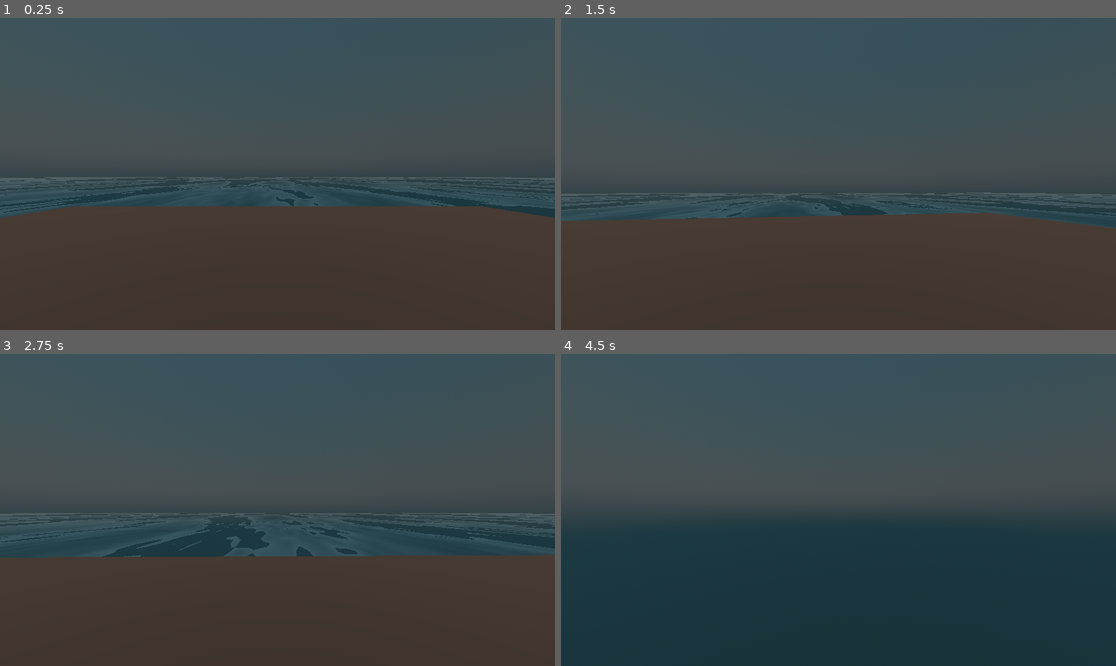
Above: before the commit, frames 1-4 (two rows, left to right).
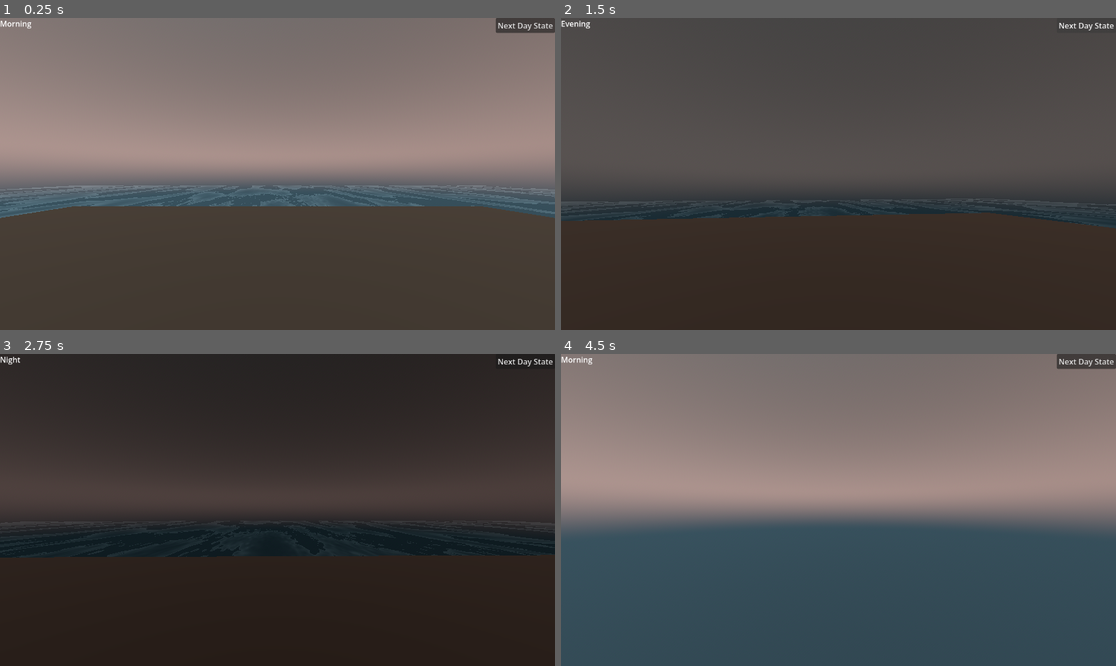
Above: after the commit, the same moments.

Repository: Jerrylikesgreen/MysteryGameJam
Game: Godot game, scene res://scenes/test_world.tscn
Two runs of this game, one before a commit and one after it. Both use one fixed random seed, a clock stepped at 60 frames per second and the inputs below. Before the commit the project has no main scene; this scene is started directly in both runs.
Inputs (mouse positions are in pixels of both pictures, inside the frame that each line leads up to):
- Up to frame 1 (0.25 s): no input
- Up to frame 2 (1.5 s): click (1088, 24) at 0.5 s, where only the run after the commit has a clickable "Next Day State"; click (1088, 24) at 1.25 s, where only the run after the commit has a clickable "Next Day State"
- Up to frame 3 (2.75 s): move the mouse to (305, 510) at 2.02 s; hold W (forward) from 2.03 s (still down); tap E (interact) at 2.1 s; click (305, 510) at 2.17 s; tap Space (jump) at 2.27 s
- Up to frame 4 (4.5 s): keep holding W (forward); move the mouse to (810, 510) at 2.77 s; tap E (interact) at 2.85, 3.6, 4.35 s; click (810, 510) at 2.92 s; tap Space (jump) at 3.02 s; move the mouse to (849, 503) at 3.52 s; click (849, 503) at 3.67 s; move the mouse to (832, 516) at 4.27 s; click (832, 516) at 4.42 s

The runs differ from the first frame. In frame 1, 58% of the frame differs, in the area x 0-100%, y 0-65%; in frame 2, 4.9%; in frame 3, 88%; in frame 4, 100%, in the area x 0-100%, y 0-100%.

Commit message:
Add DayNightCycle autoload and sky states
Introduce a DayNightCycle autoload to track and broadcast time-of-day (Morning/Noon/Evening/Night). Add PhysicalSkyMaterial resources for each state and a WorldEnvironment script that listens to the autoload and swaps the sky material accordingly. Update test_world.tscn to use the new sky resources, wire the WorldEnvironment script, add a small debug HUD with a DayState label and Next Day State button, and adjust water mesh/material sizes/visibility. Add UI scripts (day_state_lable.gd, day_state_options.gd) to display and advance the day state. Tweak player_controller.gd to track when the mouse is free and avoid recapturing the cursor when clicking UI. Project file updated to register the autoload and related UID files added.

Diff:
--- /dev/null
+++ b/mystery-game-jam/autoloads/day_night_cycle.gd
@@ -0,0 +1,21 @@
+## Autoload - DayNightCycle - will keep track of time of day
+extends Node
+
+signal day_state_changed( d_state: DayState )
+
+enum DayState { MORNING, NOON, EVENING, NIGHT }
+
+var _current_day_state: DayState = DayState.MORNING
+
+
+func progress_time(time_progressed: int) -> void:
+
+	_current_day_state = (_current_day_state + time_progressed) % DayState.size()
+	day_state_changed.emit(_current_day_state)
+
+func set_day_state( day_state: DayState ) ->void:
+	_current_day_state = day_state
+	day_state_changed.emit(_current_day_state)
+
+func get_current_day_state()-> DayState:
+	return _current_day_state
--- a/mystery-game-jam/project.godot
+++ b/mystery-game-jam/project.godot
@@ -11,8 +11,13 @@
 [application]
 
 config/name="MysteryGameJam"
+run/main_scene="uid://bg1sio1jk3k83"
 config/features=PackedStringArray("4.6", "GL Compatibility")
 config/icon="res://icon.svg"
+
+[autoload]
+
+DayNightCycle="*uid://jpiaij7cjr14"
 
 [file_customization]
 
--- /dev/null
+++ b/mystery-game-jam/resources/evening_sky.tres
@@ -0,0 +1,6 @@
+[gd_resource type="PhysicalSkyMaterial" format=3 uid="uid://vejmgkr2brbg"]
+
+[resource]
+rayleigh_color = Color(0.310617, 0.31061718, 0.310617, 1)
+mie_color = Color(6.256998e-07, 0.4558578, 0.60833377, 1)
+ground_color = Color(0.07300032, 0.2642109, 0.41300488, 1)
--- /dev/null
+++ b/mystery-game-jam/resources/morning_sky.tres
@@ -0,0 +1,7 @@
+[gd_resource type="PhysicalSkyMaterial" format=3 uid="uid://qklncbr6xda5"]
+
+[resource]
+rayleigh_color = Color(0.19434959, 0.19434911, 0.19434929, 1)
+mie_color = Color(1.4246702e-05, 0.73155755, 0.969861, 1)
+ground_color = Color(0.07300032, 0.2642109, 0.41300488, 1)
+energy_multiplier = 2.0
--- /dev/null
+++ b/mystery-game-jam/resources/nigh_sky.tres
@@ -0,0 +1,7 @@
+[gd_resource type="PhysicalSkyMaterial" format=3 uid="uid://b8qtmimskeq6s"]
+
+[resource]
+rayleigh_coefficient = 1.0
+rayleigh_color = Color(0.18359044, 0.18359047, 0.18359038, 1)
+mie_color = Color(6.256998e-07, 0.4558578, 0.60833377, 1)
+ground_color = Color(0.028289294, 0.1479908, 0.24343985, 1)
--- /dev/null
+++ b/mystery-game-jam/resources/noon_sky.tres
@@ -0,0 +1,7 @@
+[gd_resource type="PhysicalSkyMaterial" format=3 uid="uid://cc6l5mhcyybtk"]
+
+[resource]
+rayleigh_color = Color(0.641934, 0.64193404, 0.64193386, 1)
+mie_color = Color(1.4246702e-05, 0.73155755, 0.969861, 1)
+ground_color = Color(0.07300032, 0.2642109, 0.41300488, 1)
+energy_multiplier = 2.0
--- a/mystery-game-jam/scenes/test_world.tscn
+++ b/mystery-game-jam/scenes/test_world.tscn
@@ -1,15 +1,14 @@
 [gd_scene format=3 uid="uid://bg1sio1jk3k83"]
 
+[ext_resource type="Material" uid="uid://b8qtmimskeq6s" path="res://resources/nigh_sky.tres" id="1_dvny0"]
 [ext_resource type="PackedScene" uid="uid://duwum2xa2mgqx" path="res://scenes/player.tscn" id="1_kyfjp"]
 [ext_resource type="Shader" uid="uid://boccp2kfea3tw" path="res://scenes/water.tres" id="2_amxg5"]
-
-[sub_resource type="PhysicalSkyMaterial" id="PhysicalSkyMaterial_vcg8s"]
-rayleigh_color = Color(0.22595897, 0.5205649, 0.8701965, 1)
-mie_color = Color(1, 1, 1, 1)
-ground_color = Color(0.14168859, 0.51789165, 0.6437444, 1)
+[ext_resource type="Script" uid="uid://ccybkweg8k406" path="res://scripts/world_environment.gd" id="2_dvny0"]
+[ext_resource type="Script" uid="uid://e4rof4p4qtj7" path="res://scripts/day_state_lable.gd" id="3_3263u"]
+[ext_resource type="Script" uid="uid://by1tk1828o2h6" path="res://scripts/day_state_options.gd" id="3_umbte"]
 
 [sub_resource type="Sky" id="Sky_kyfjp"]
-sky_material = SubResource("PhysicalSkyMaterial_vcg8s")
+sky_material = ExtResource("1_dvny0")
 
 [sub_resource type="Environment" id="Environment_amxg5"]
 background_mode = 2
@@ -37,22 +36,24 @@
 
 [sub_resource type="PlaneMesh" id="PlaneMesh_umbte"]
 material = SubResource("ShaderMaterial_3263u")
-size = Vector2(500, 500)
+size = Vector2(100, 100)
 
 [sub_resource type="StandardMaterial3D" id="StandardMaterial3D_amxg5"]
-albedo_color = Color(1.0829419e-07, 0.1600456, 0.1765717, 1)
+albedo_color = Color(5.7155265e-08, 0.114821054, 0.1255281, 1)
 
 [sub_resource type="PlaneMesh" id="PlaneMesh_3263u"]
 material = SubResource("StandardMaterial3D_amxg5")
-size = Vector2(500, 500)
+size = Vector2(100, 100)
 
 [node name="TestWorld" type="Node3D" unique_id=1770372635]
 
 [node name="WorldEnvironment" type="WorldEnvironment" parent="." unique_id=1468334173]
 environment = SubResource("Environment_amxg5")
+script = ExtResource("2_dvny0")
 
 [node name="DirectionalLight3D" type="DirectionalLight3D" parent="WorldEnvironment" unique_id=550753680]
 transform = Transform3D(-0.4679276, 0.87947977, -0.0869435, -0.03544946, 0.079620786, 0.9961947, 0.88305557, 0.46922907, -0.006079682, 0, 71.54056, 0)
+light_color = Color(0.851769, 0.8517689, 0.85176885, 1)
 shadow_enabled = true
 
 [node name="Floor" type="StaticBody3D" parent="." unique_id=2023887550]
@@ -68,10 +69,30 @@
 transform = Transform3D(1, 0, 0, 0, 1, 0, 0, 0, 1, 0, 3.1515784, 0)
 
 [node name="Water" type="MeshInstance3D" parent="." unique_id=1470926670]
-transform = Transform3D(1, 0, 0, 0, 1, 0, 0, 0, 1, 0, -0.892725, 0)
 mesh = SubResource("PlaneMesh_umbte")
 
-[node name="Bed" type="MeshInstance3D" parent="Water" unique_id=520502886]
-transform = Transform3D(1, 0, 0, 0, 1, 0, 0, 0, 1, 0, -44.172253, 0)
+[node name="WaterColor" type="MeshInstance3D" parent="Water" unique_id=520502886]
 visible = false
 mesh = SubResource("PlaneMesh_3263u")
+
+[node name="DebugginHud" type="CanvasLayer" parent="." unique_id=120966228]
+
+[node name="DayStateOptions" type="HBoxContainer" parent="DebugginHud" unique_id=1065461009]
+anchors_preset = 10
+anchor_right = 1.0
+grow_horizontal = 2
+size_flags_horizontal = 3
+alignment = 2
+script = ExtResource("3_umbte")
+
+[node name="NextDayState" type="Button" parent="DebugginHud/DayStateOptions" unique_id=1728012557]
+unique_name_in_owner = true
+layout_mode = 2
+mouse_filter = 1
+text = "Next Day State"
+
+[node name="DayStateLable" type="Label" parent="DebugginHud" unique_id=599276864]
+offset_right = 40.0
+offset_bottom = 23.0
+text = "Day State"
+script = ExtResource("3_3263u")
--- /dev/null
+++ b/mystery-game-jam/scripts/day_state_lable.gd
@@ -0,0 +1,21 @@
+extends Label
+
+var _day_state_to_string: Dictionary = {
+	DayNightCycle.DayState.MORNING : "Morning",
+	DayNightCycle.DayState.NOON : "Noon",
+	DayNightCycle.DayState.EVENING : "Evening",
+	DayNightCycle.DayState.NIGHT : "Night",
+}
+
+func _ready() -> void:
+	DayNightCycle.day_state_changed.connect(_on_day_state_changed)
+
+	var _initial_day_state: String = _day_state_to_string[
+		DayNightCycle.get_current_day_state()
+	]
+
+	text = _initial_day_state
+
+
+func _on_day_state_changed(state: int) -> void:
+	text = _day_state_to_string[state]
--- /dev/null
+++ b/mystery-game-jam/scripts/day_state_options.gd
@@ -0,0 +1,12 @@
+extends HBoxContainer
+
+@onready var next_day_state: Button = %NextDayState
+
+
+func _ready() -> void:
+	next_day_state.pressed.connect(_on_next_day_state_pressed)
+
+
+func _on_next_day_state_pressed()->void:
+	print("pressed")
+	DayNightCycle.progress_time(1)
--- a/mystery-game-jam/scripts/player_controller.gd
+++ b/mystery-game-jam/scripts/player_controller.gd
@@ -8,6 +8,7 @@
 
 @export var mouse_sensitivity: float = 0.15
 
+var is_mouse_free: bool = false
 
 func _ready() -> void:
 	Input.set_mouse_mode(Input.MOUSE_MODE_CAPTURED)
@@ -18,18 +19,25 @@
 	_process_jump_input()
 	_process_interact_input()
 
+func _input(event: InputEvent) -> void:
 
-func _input(event: InputEvent) -> void:
 	if event is InputEventMouseMotion and Input.get_mouse_mode() == Input.MOUSE_MODE_CAPTURED:
 		look.emit(event.relative * mouse_sensitivity)
 
 	# Release mouse with ESC
 	if event.is_action_pressed("ui_cancel"):
 		Input.set_mouse_mode(Input.MOUSE_MODE_VISIBLE)
+		is_mouse_free = true
 
-	# Recapture mouse with left click
-	if event is InputEventMouseButton and event.button_index == MOUSE_BUTTON_LEFT and event.pressed:
+	# Recapture mouse only if NOT clicking UI
+	if event is InputEventMouseButton \
+	and event.button_index == MOUSE_BUTTON_LEFT \
+	and event.pressed \
+	and is_mouse_free \
+	and get_viewport().gui_get_hovered_control() == null:
+
 		Input.set_mouse_mode(Input.MOUSE_MODE_CAPTURED)
+		is_mouse_free = false
 
 
 func _process_movement_input() -> void:
--- /dev/null
+++ b/mystery-game-jam/scripts/world_environment.gd
@@ -0,0 +1,29 @@
+extends WorldEnvironment
+
+const EVENING_SKY = preload("uid://vejmgkr2brbg")
+const MORNING_SKY = preload("uid://qklncbr6xda5")
+const NIGHT_SKY = preload("uid://b8qtmimskeq6s")
+const NOON_SKY = preload("uid://cc6l5mhcyybtk")
+
+
+func _ready() -> void:
+	DayNightCycle.day_state_changed.connect(_on_day_state_changed)
+
+	var current_state: int = DayNightCycle.get_current_day_state()
+	_on_day_state_changed(current_state)
+
+
+func _on_day_state_changed(state: int) -> void:
+	match state:
+
+		DayNightCycle.DayState.MORNING:
+			environment.sky.sky_material = MORNING_SKY
+
+		DayNightCycle.DayState.NOON:
+			environment.sky.sky_material = NOON_SKY
+
+		DayNightCycle.DayState.EVENING:
+			environment.sky.sky_material = EVENING_SKY
+
+		DayNightCycle.DayState.NIGHT:
+			environment.sky.sky_material = NIGHT_SKY
Not shown, added: mystery-game-jam/autoloads/day_night_cycle.gd.uid
Not shown, added: mystery-game-jam/scripts/day_state_lable.gd.uid
Not shown, added: mystery-game-jam/scripts/day_state_options.gd.uid
Not shown, added: mystery-game-jam/scripts/world_environment.gd.uid
